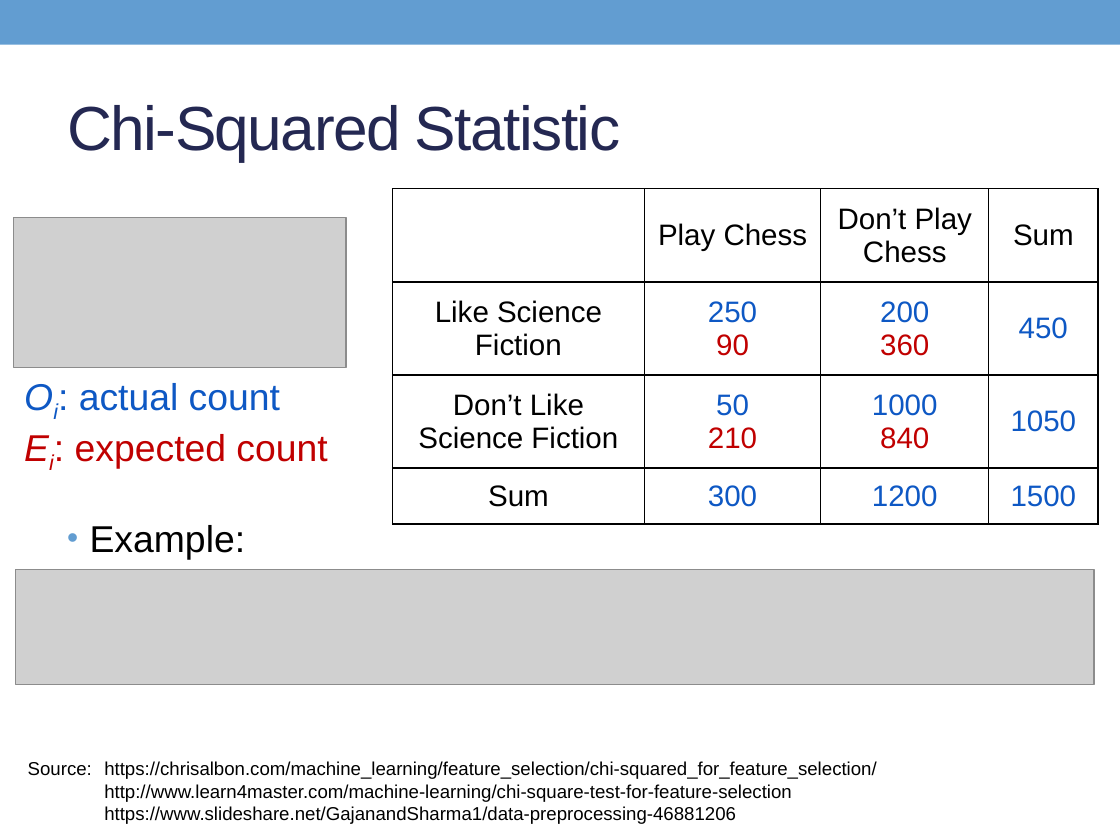
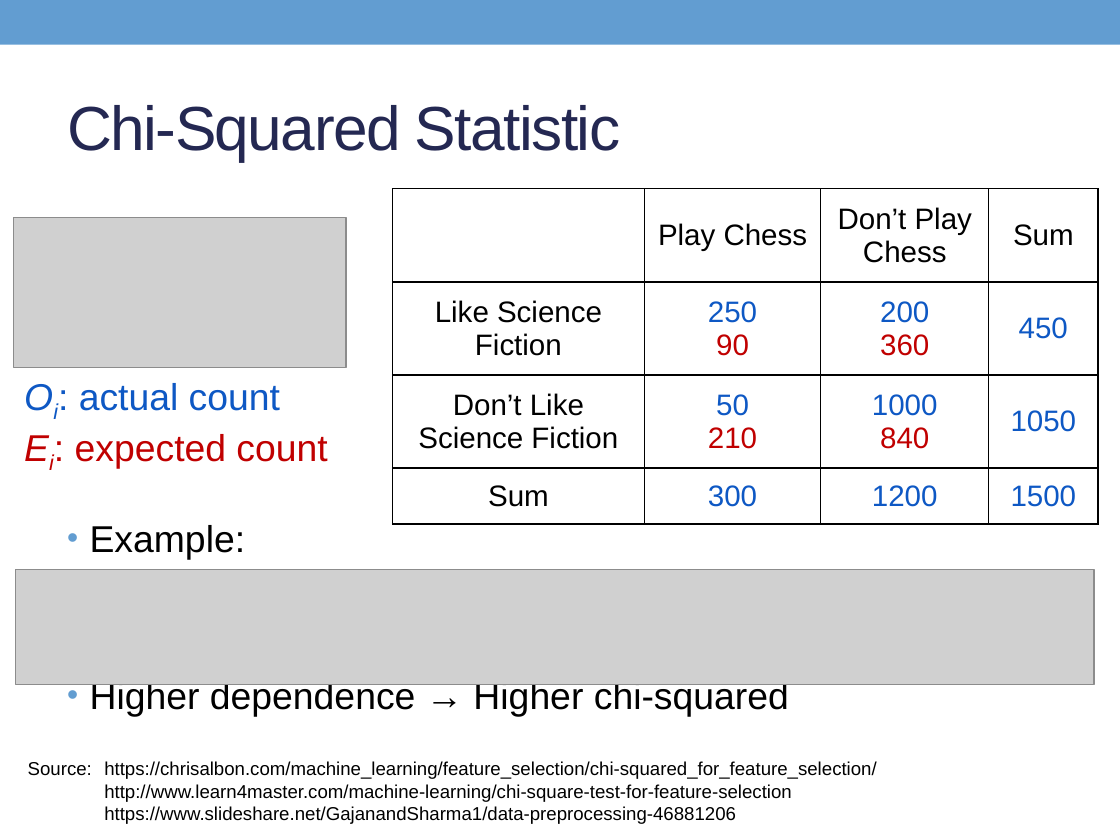
Before and after one commit to thdiaman/machinelearning, a slide deck: slide 5 of presentations/FeatureSelection.pptx. Drawn at 1120x840 pixels with LibreOffice and Linux fonts; fonts in the diff are those of the drawing; grey boxes stand for pictures. Boxes give left, top, right and bottom in pixels: in the first picture for what was removed or moved away, otherwise in the second. Text is boxed around its words. In the diff, an @@ line names an element or a change of style, - is before the commit and + after.

```diff
--- a/presentations/FeatureSelection.pptx
+++ b/presentations/FeatureSelection.pptx
@@ text at [90,679,789,716]: paragraph added @@
+• Higher dependence → Higher chi-squared
```
Also in this commit, not shown: 1 other file.
